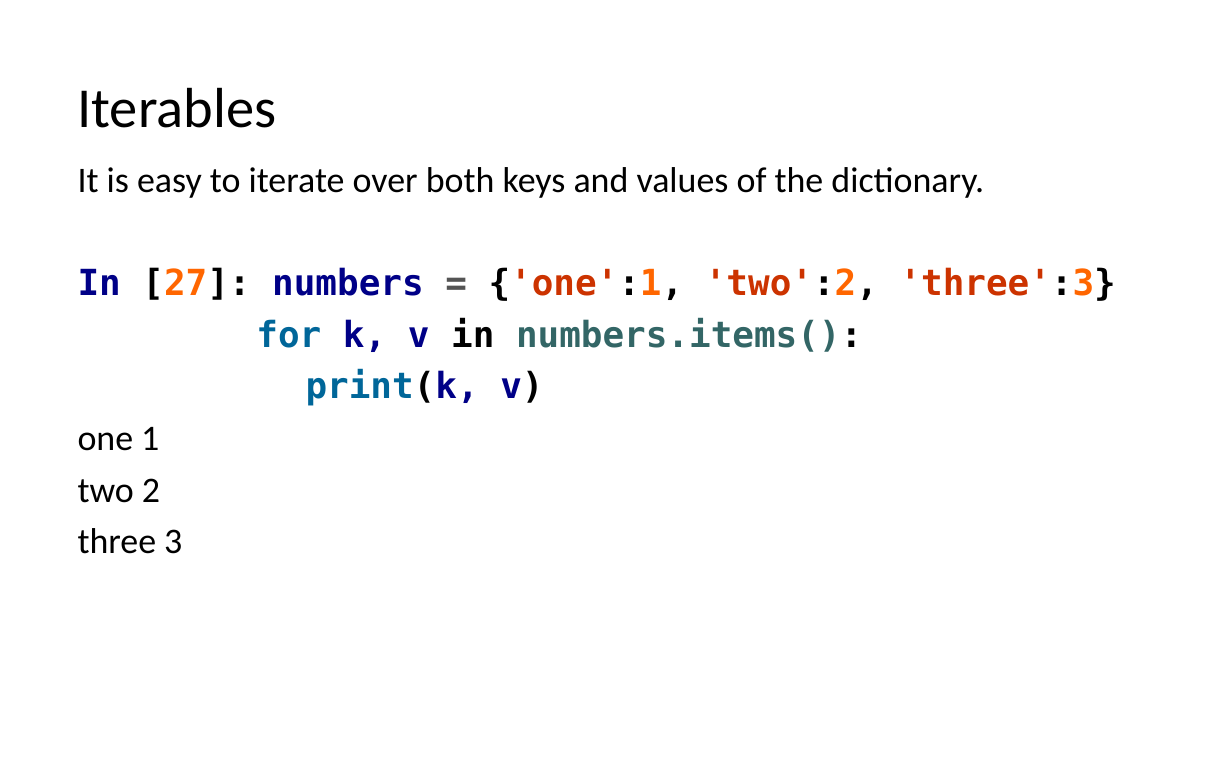
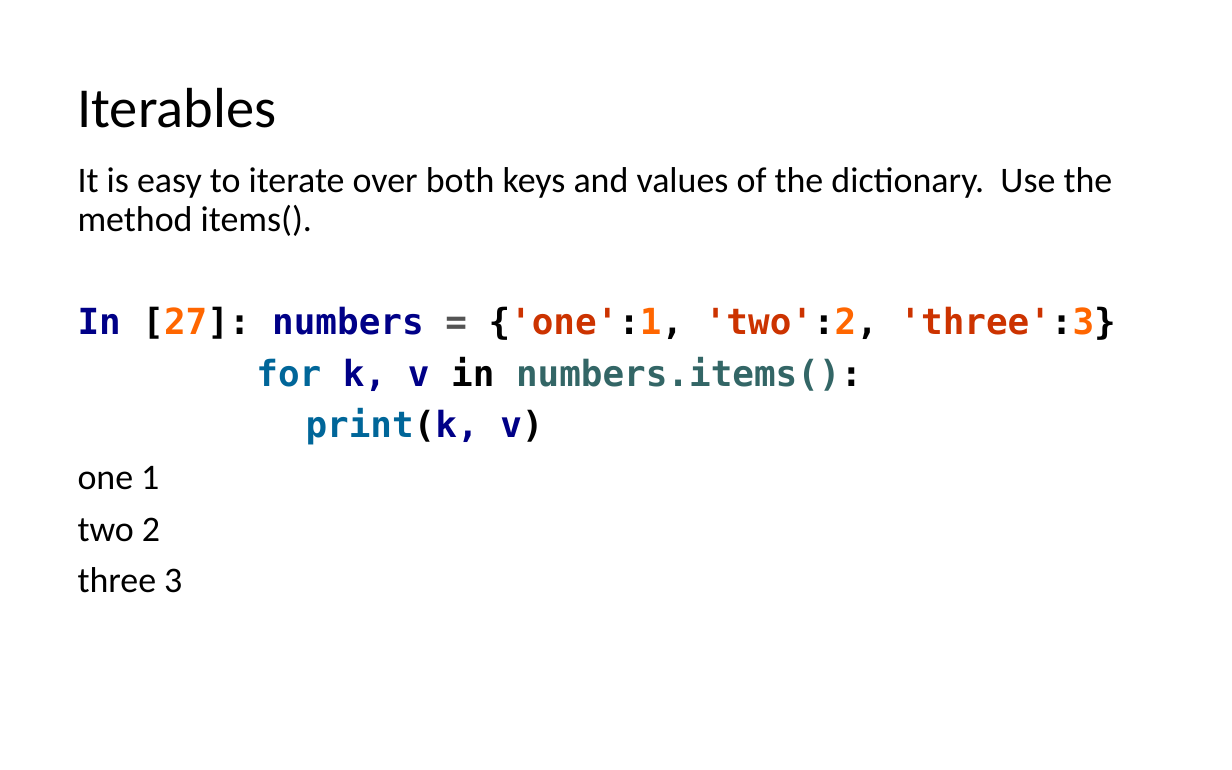
Before and after one commit to LongBaoNguyen/longbaonguyen.github.io, a slide deck: slide 15 of courses/apcsp/lect7.pptx (slide 14 before the commit). Drawn at 1232x770 pixels with LibreOffice and Linux fonts; fonts in the diff are those of the drawing. Boxes give left, top, right and bottom in pixels: in the first picture for what was removed or moved away, otherwise in the second. Text is boxed around its words. In the diff, an @@ line names an element or a change of style, - is before the commit and + after.

```diff
--- a/courses/apcsp/lect7.pptx
+++ b/courses/apcsp/lect7.pptx
@@ text at bbox=[78, 167, 1113, 236]: text changed @@
-It is easy to iterate over both keys and values of the dictionary.
+It is easy to iterate over both keys and values of the dictionary. Use the method items().
```
Also in this commit, not shown: 5 other slides changed, 2 slides added, 4 slides removed, 2 other files.
